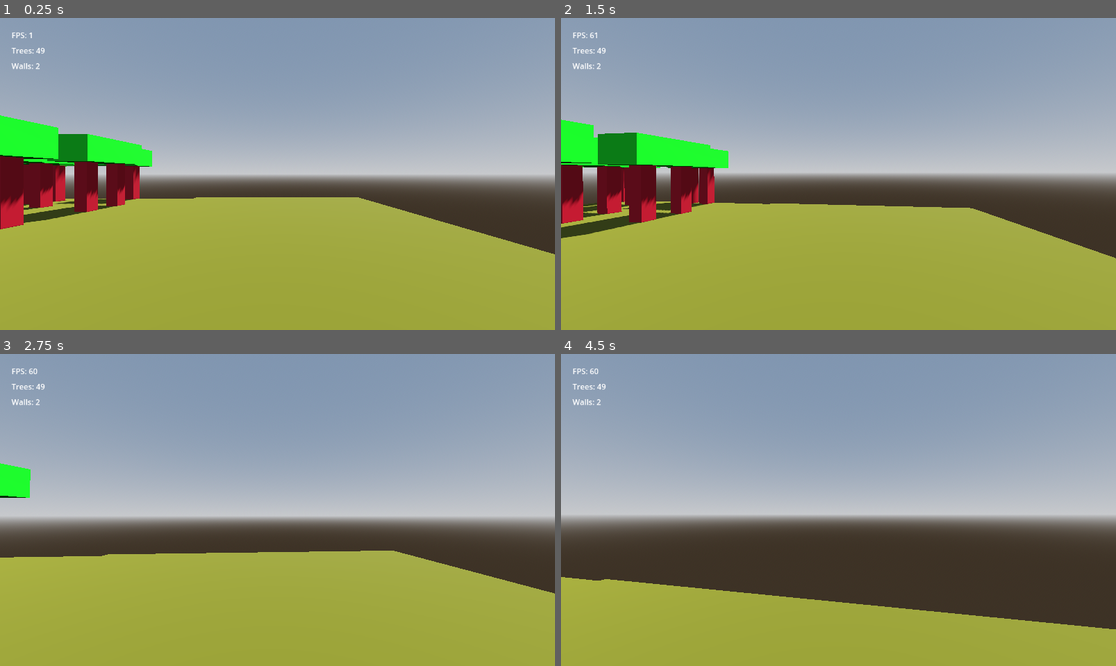
Above: before the commit, frames 1-4 (two rows, left to right).
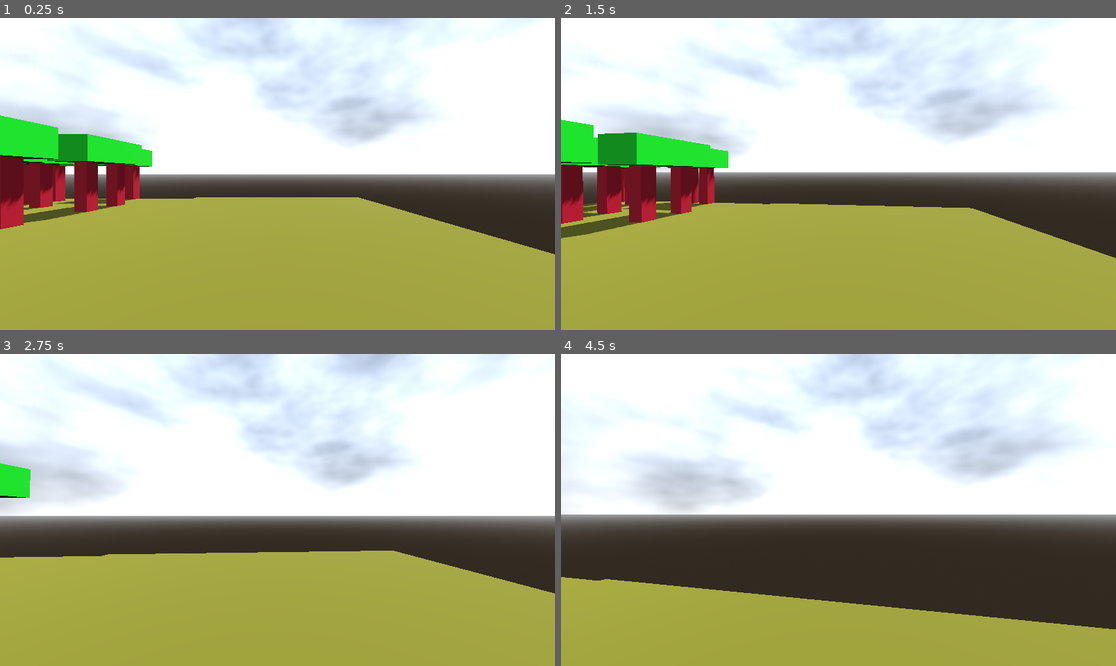
Above: after the commit, the same moments.

Repository: imekon/fps4
Game: Godot game, scene res://scenes/main.tscn
The game is run twice, just before and just after one commit, with the same random seed, the same clock (stepped at 60 frames per second) and the same inputs.
Inputs (mouse positions are in pixels of both pictures, inside the frame that each line leads up to):
- Up to frame 1 (0.25 s): no input
- Up to frame 2 (1.5 s): move the mouse to (866, 174) at 0.52 s; hold Up (forward) from 0.53 s (still down); tap Space (jump) at 0.77 s; move the mouse to (810, 174) at 1.27 s
- Up to frame 3 (2.75 s): keep holding Up (forward); tap Space (jump) at 1.52 s; move the mouse to (288, 503) at 2.02 s
- Up to frame 4 (4.5 s): keep holding Up (forward); move the mouse to (832, 516) at 2.77 s; tap Space (jump) at 3.02, 3.77 s; move the mouse to (877, 513) at 3.52 s; move the mouse to (794, 506) at 4.27 s

The runs differ from the first frame. In frame 1, 51% of the frame differs, in the area x 0-100%, y 0-66%; in frame 2, 51%; in frame 3, 55%, in the area x 0-100%, y 0-56%; in frame 4, 54%.

Commit message:
tweak sky

Diff:
--- a/scenes/main.tscn
+++ b/scenes/main.tscn
@@ -1,19 +1,23 @@
-[gd_scene load_steps=7 format=3 uid="uid://bmxrsweoq2ghm"]
+[gd_scene load_steps=9 format=3 uid="uid://bmxrsweoq2ghm"]
 
 [ext_resource type="Script" path="res://scripts/player.gd" id="1_apc8j"]
 [ext_resource type="Script" path="res://scripts/main.gd" id="1_qa76x"]
 
-[sub_resource type="ProceduralSkyMaterial" id="ProceduralSkyMaterial_4lcro"]
-sky_horizon_color = Color(0.64625, 0.65575, 0.67075, 1)
-ground_horizon_color = Color(0.64625, 0.65575, 0.67075, 1)
+[sub_resource type="FastNoiseLite" id="FastNoiseLite_wvv4e"]
 
-[sub_resource type="Sky" id="Sky_doosv"]
-sky_material = SubResource("ProceduralSkyMaterial_4lcro")
+[sub_resource type="NoiseTexture2D" id="NoiseTexture2D_tpwla"]
+seamless = true
+noise = SubResource("FastNoiseLite_wvv4e")
 
-[sub_resource type="Environment" id="Environment_kmap2"]
+[sub_resource type="ProceduralSkyMaterial" id="ProceduralSkyMaterial_p3gi8"]
+sky_cover = SubResource("NoiseTexture2D_tpwla")
+
+[sub_resource type="Sky" id="Sky_pth4x"]
+sky_material = SubResource("ProceduralSkyMaterial_p3gi8")
+
+[sub_resource type="Environment" id="Environment_o5v3m"]
 background_mode = 2
-sky = SubResource("Sky_doosv")
-tonemap_mode = 2
+sky = SubResource("Sky_pth4x")
 
 [sub_resource type="CapsuleShape3D" id="CapsuleShape3D_kw7iy"]
 
@@ -29,7 +33,7 @@
 shadow_enabled = true
 
 [node name="WorldEnvironment" type="WorldEnvironment" parent="env"]
-environment = SubResource("Environment_kmap2")
+environment = SubResource("Environment_o5v3m")
 
 [node name="player" type="CharacterBody3D" parent="."]
 transform = Transform3D(1, 0, 0, 0, 1, 0, 0, 0, 1, 0, 0.93083, 0)
